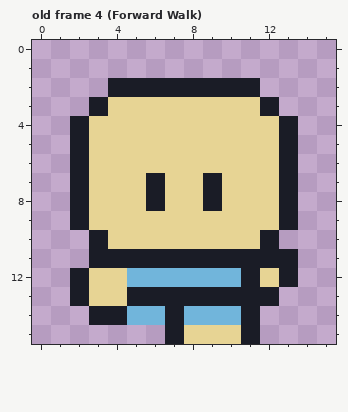
Edited in one commit: pixel-art file (Assets/Dossiers Personnels/Alex/Aseprite/Hero_Proto2.aseprite). Above: the version before the commit.
16x16 pixels, 12 frames. Shown: old frame 4 (Forward Walk). The commit also changed other frames, which this record leaves out.
Once edited:
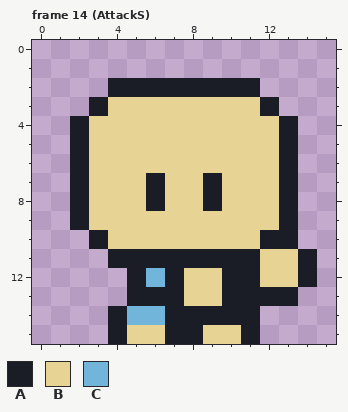
Palette (. is transparent): A #1a1c26  B #e7d494  C #71b5db
A new or re-ordered frame is compared with the old frame closest to it.
Message: DebutHeroSlashAnim
Diff:
{"change": "frames 12 -> 16"}
{"where": "frame 14 (AttackS) is new; against old frame 4 (Forward Walk), layer \"Hero\""}
{"frame":14,"y":10,"x":13,"old":".","new":"A"}
{"frame":14,"y":11,"x":3,"old":"A","new":"."}
{"frame":14,"y":11,"x":12,"old":"AA.","new":"BBA"}
{"frame":14,"y":12,"x":2,"old":"ABBC","new":"...A"}
{"frame":14,"y":12,"x":7,"old":"CCCC","new":"ABBA"}
{"frame":14,"y":12,"x":13,"old":"A.","new":"BA"}
{"frame":14,"y":13,"x":2,"old":"ABB","new":"..."}
{"frame":14,"y":13,"x":8,"old":"AA","new":"BB"}
{"frame":14,"y":13,"x":13,"old":".","new":"A"}
{"frame":14,"y":14,"x":3,"old":"A","new":"."}
{"frame":14,"y":14,"x":8,"old":"CCC","new":"AAA"}
{"frame":14,"y":15,"x":4,"old":"...","new":"ABB"}
{"frame":14,"y":15,"x":8,"old":"B","new":"A"}
{"label":"changed","picture_box":[70,230,317,344]}
